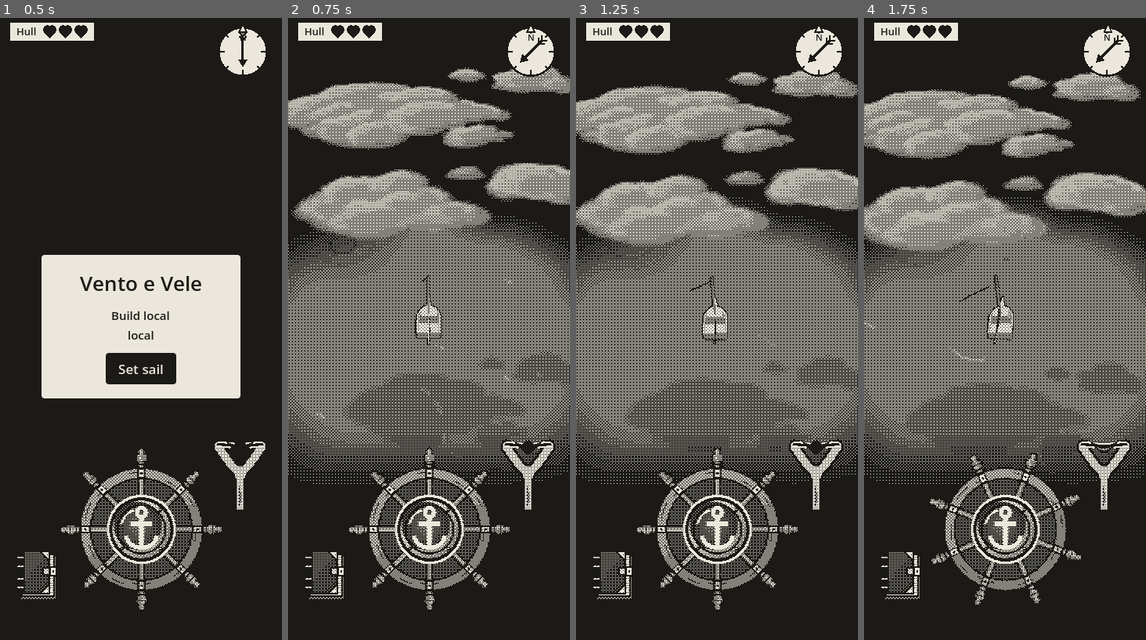
Above: before the commit, frames 1-4 (left to right).
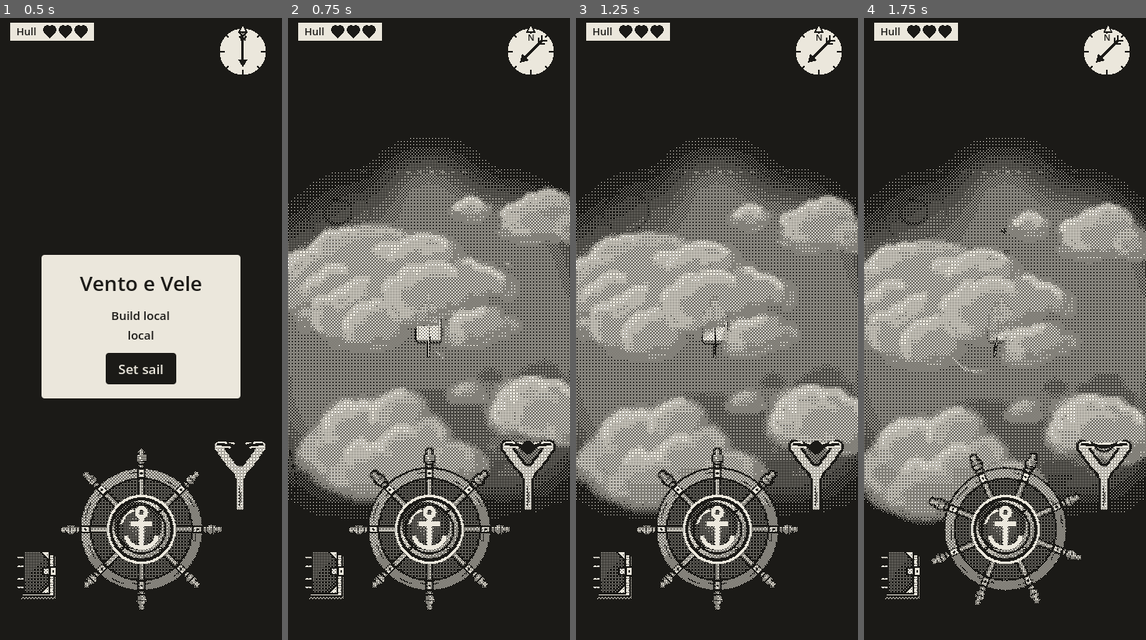
Above: after the commit, the same moments.

Repository: EnricoLabarile/Sail
Game: Godot game, scene res://Assets/Scenes/Overworld.tscn
Same seed, same stepped clock (60 frames per second), same inputs: the game is played once before the commit and once after it.
Inputs (mouse positions are in pixels of both pictures, inside the frame that each line leads up to):
- Up to frame 1 (0.5 s): no input
- Up to frame 2 (0.75 s): click "Set sail" at 0.5 s
- Up to frame 3 (1.25 s): no input
- Up to frame 4 (1.75 s): tap Enter (ui_accept) at 1.25, 1.52 s; move the mouse to (1067, 297) at 1.27 s; hold Right (ui_right) from 1.28 s (still down); click (1067, 297) at 1.42 s

Frame 1 is identical in both runs. In frame 2, 16% of the frame differs, in the area x 0-100%, y 7-81%; in frame 3, 16%, in the area x 0-100%, y 8-81%; in frame 4, 16%.

Commit message:
Add 3D island assets and placements
Replace the island-card setup with imported 3D island and rock meshes, configure generated collisions, and populate Overworld with additional islands. Lower the camera tilt to 20°.

Diff:
--- a/Assets/Boat/boat.gd
+++ b/Assets/Boat/boat.gd
@@ -10,7 +10,7 @@
 @export var turn_rate := 2.25       # rad/s at full rudder, whatever her speed (Enrico: between the old 1.5 and 3)
 @export var bow_reach := 2.2        # metres from her middle to the bow: the shore stops her there
 @export var heel_max_deg := 5		    # how far she leans with the wind on the sail
-@export var camera_tilt_deg := 45 # the camera's tilt from straight down (the prototype's BOAT_TILT look)
+@export var camera_tilt_deg := 20 # the camera's tilt from straight down (the prototype's BOAT_TILT look)
 # How far the camera sits from her, along the way it looks. It's orthographic (no perspective), so this
 # doesn't change the picture at all: it only has to be far enough that tall things (the clouds, 15 m up)
 # near the bottom of the screen don't end up behind the camera's near plane and get cut off.
--- a/Assets/Landscape/islands/island.gd
+++ /dev/null
@@ -1,59 +0,0 @@
-@tool
-extends Node3D
-## AN ISLAND (Enrico: a 2D drawing, not a 3D model). Its picture is drawn slightly from the side (3/4 view), and
-## stands on the sea on a card that faces the camera, its bottom edge on the water at this node's place: so the
-## picture shows on the screen just as it was drawn, a texture pixel to a screen pixel (at pixels_per_metre 9),
-## and the boat sailing behind the island is hidden by it (in Unreal: a camera-facing sprite actor).
-## Its collision is only the island's footprint on the water (the `Footprint` polygon, which Enrico shapes in the
-## editor), smaller than the drawing: the hills and peaks the boat can pass behind aren't solid.
-##
-## @tool: it runs in the editor too, so the card takes the picture's size and the camera's tilt there as well.
-
-## The island's drawing (3/4 view, the front shore along the bottom edge, see-through round it). Set it here, on the
-## Island node (not in the Card's material): the card then takes its size.
-@export var picture: Texture2D:
-	set(value):
-		picture = value
-		fit()
-
-## How many of the picture's pixels make a metre. The game shows 9 game pixels a metre (40 m across 360), so at
-## 9 a pixel of the drawing is a pixel on the screen.
-@export var pixels_per_metre := 9.0:
-	set(value):
-		pixels_per_metre = value
-		fit()
-
-## The camera's tilt (as boat.gd's camera_tilt_deg): the card leans back by as much, so it faces the camera.
-@export var camera_tilt_deg := 45.0:
-	set(value):
-		camera_tilt_deg = value
-		fit()
-
-
-func _ready() -> void:
-	fit()
-
-
-## Sizes the card to the picture and leans it to face the camera, its bottom edge at this node's place.
-## A note for drawing the footprint: a point the picture shows h metres up from its bottom edge is, on the
-## water, h / cos(tilt) metres behind it (1.41 × h at 45°): the footprint's back edge goes about that far north.
-func fit() -> void:
-	var card := get_node_or_null("Card") as MeshInstance3D
-	if card == null:
-		return
-	var material := card.material_override as ShaderMaterial
-	# No picture given to the island itself? Use the one in the card's material, if it has one.
-	var shown := picture
-	if shown == null and material != null:
-		shown = material.get_shader_parameter("picture")
-	if shown == null:
-		return   # nothing to show yet: the card stays empty
-	var size := Vector2(shown.get_width(), shown.get_height()) / pixels_per_metre
-	var mesh := QuadMesh.new()
-	mesh.size = size
-	mesh.center_offset = Vector3(0.0, size.y * 0.5, 0.0)   # the bottom edge at the node's place, not the middle
-	card.mesh = mesh
-	# Lean it back so it faces the camera: the camera looks down at (90 - tilt) degrees from level.
-	card.rotation = Vector3(-deg_to_rad(90.0 - camera_tilt_deg), 0.0, 0.0)
-	if material:
-		material.set_shader_parameter("picture", shown)
--- a/Assets/Landscape/islands/island.tscn
+++ /dev/null
@@ -1,9 +0,0 @@
-[gd_scene format=3 uid="uid://ctngcwtp3nhvy"]
-
-[ext_resource type="Script" uid="uid://b4h36y0en11lx" path="res://Assets/Landscape/islands/island.gd" id="1_script"]
-[ext_resource type="PackedScene" uid="uid://46d6jucney4i" path="res://Assets/Landscape/islands/sm_island_01_a.fbx" id="2_yyxro"]
-
-[node name="Island" type="Node3D" unique_id=939147837]
-script = ExtResource("1_script")
-
-[node name="sm_island_01_a" parent="." unique_id=1944464174 instance=ExtResource("2_yyxro")]
--- a/Assets/Landscape/land/island_master.tres
+++ /dev/null
@@ -1,11 +0,0 @@
-[gd_resource type="ShaderMaterial" format=3 uid="uid://cjht0w2fcoahj"]
-
-[ext_resource type="Shader" uid="uid://dat84quao0xbk" path="res://Assets/Landscape/land/land_unlit.gdshader" id="1_shader"]
-[ext_resource type="Texture2D" uid="uid://boco6c31ebj66" path="res://Assets/Landscape/land/faraglione_01_a.png" id="2_pic"]
-
-[resource]
-render_priority = 2
-shader = ExtResource("1_shader")
-shader_parameter/picture = ExtResource("2_pic")
-shader_parameter/alpha_cut = 0.5
-shader_parameter/tint = Color(1, 1, 1, 1)
--- a/Assets/Landscape/land/land_unlit.gdshader
+++ /dev/null
@@ -1,23 +0,0 @@
-// LAND, UNLIT: a material for the land's drawings (faraglioni, islands…): the picture as it is, with no light
-// (the scene has none, so a lit material comes out black), and each pixel either solid or nothing, cut by the
-// picture's alpha ("alpha scissor"); they hide what's behind them; the dither turns the greys into dots.
-// (In Unreal: an Unlit material with Blend Mode Masked, the texture into Emissive Color and Opacity Mask.)
-// NO INK OUTLINE (Enrico): the outline (boat_outline.gdshader) is drawn round whatever is in the depth buffer, so
-// this doesn't write depth (depth_draw_never) and is drawn with the see-through things (ALPHA = 1.0), after the
-// solid ones like the boat. It still tests the depth: the boat in front of it stays in front, the boat behind it is
-// covered. Its material's render_priority is 2: after the sea, the wake and the wind lines (1), before the fog (3).
-shader_type spatial;
-render_mode unshaded, cull_disabled, depth_draw_never;   // no light; both faces shown; no depth (no outline)
-
-uniform sampler2D picture : source_color, filter_nearest;   // the drawing (nearest: crisp pixels, not blurred)
-uniform float alpha_cut : hint_range(0.0, 1.0) = 0.5;       // less solid than this = see-through
-uniform vec4 tint : source_color = vec4(1.0);               // multiplies the picture's colour (white = as drawn)
-
-void fragment() {
-	vec4 colour = texture(picture, UV);
-	if (colour.a < alpha_cut) {
-		discard;   // nothing here: what's behind shows through
-	}
-	ALBEDO = colour.rgb * tint.rgb;
-	ALPHA = 1.0;   // drawn with the see-through things (see the notes at the top): solid where drawn, but no outline
-}
--- a/Assets/Post_Process/dither/dither.tscn
+++ b/Assets/Post_Process/dither/dither.tscn
@@ -8,7 +8,7 @@
 shader_parameter/ink_color = Color(0.106, 0.102, 0.09, 1)
 shader_parameter/pixel_size = 1.0
 shader_parameter/brightness = 0.0
-shader_parameter/contrast = 1.0
+shader_parameter/contrast = 1.0000000409802299
 shader_parameter/black_point = 0.0
 shader_parameter/white_point = 1.0
 shader_parameter/gamma = 1.0
--- a/Assets/Scenes/Overworld.tscn
+++ b/Assets/Scenes/Overworld.tscn
@@ -8,6 +8,8 @@
 [ext_resource type="PackedScene" path="res://Assets/UI/logbook/logbook.tscn" id="6_logbook"]
 [ext_resource type="PackedScene" path="res://Assets/UI/start_screen.tscn" id="7_start"]
 [ext_resource type="PackedScene" uid="uid://46d6jucney4i" path="res://Assets/Landscape/islands/sm_island_01_a.fbx" id="13_w3tqx"]
+[ext_resource type="PackedScene" uid="uid://w4l1206j8gt3" path="res://Assets/Landscape/islands/sm_island_02_a.fbx" id="18_lvl7n"]
+[ext_resource type="PackedScene" uid="uid://boiuwov1823vx" path="res://Assets/Landscape/islands/sm_island_03_a.fbx" id="19_gl5xi"]
 [ext_resource type="PackedScene" path="res://Assets/Landscape/clouds/clouds.tscn" id="20_clouds"]
 [ext_resource type="Script" uid="uid://dte3lbhusmsjc" path="res://Assets/Post_Process/game_view.gd" id="21_game_view"]
 [ext_resource type="PackedScene" path="res://Assets/Landscape/wind_lines/wind_lines.tscn" id="22_wind_lines"]
@@ -75,20 +77,46 @@
 [node name="GameView" type="Node" parent="." unique_id=1016146137]
 script = ExtResource("21_game_view")
 
-[node name="sm_island_01_a3" parent="." unique_id=1944464174 instance=ExtResource("13_w3tqx")]
-transform = Transform3D(1, 0, 0, 0, 1, 0, 0, 0, 1, 33.79326, 3.8146973e-06, -14.490665)
+[node name="Islands" type="Node3D" parent="." unique_id=1829695150]
 
-[node name="sm_island_01_a2" parent="." unique_id=1646994023 instance=ExtResource("13_w3tqx")]
-transform = Transform3D(1, 0, 0, 0, 1, 0, 0, 0, 1, -36.625286, -3.8146973e-06, -16.544876)
+[node name="sm_island_01_a3" parent="Islands" unique_id=1944464174 instance=ExtResource("13_w3tqx")]
+transform = Transform3D(0.7404473, 0, -0.67211443, 0, 1, 0, 0.67211443, 0, 0.7404473, 33.79326, 3.8146973e-06, -14.490665)
 
-[node name="sm_island_01_a6" parent="." unique_id=2028749449 instance=ExtResource("13_w3tqx")]
-transform = Transform3D(1, 0, 0, 0, 1, 0, 0, 0, 1, 73.149734, -3.8146973e-06, -61.25704)
+[node name="sm_island_01_a2" parent="Islands" unique_id=1646994023 instance=ExtResource("13_w3tqx")]
+transform = Transform3D(0.056332152, 0, 0.9984121, 0, 1, 0, -0.9984121, 0, 0.056332152, -36.625286, -3.8146973e-06, -16.544876)
 
-[node name="sm_island_01_a4" parent="." unique_id=661290164 instance=ExtResource("13_w3tqx")]
-transform = Transform3D(1, 0, 0, 0, 1, 0, 0, 0, 1, -51.342182, 3.8146973e-06, -83.08045)
+[node name="sm_island_01_a6" parent="Islands" unique_id=2028749449 instance=ExtResource("13_w3tqx")]
+transform = Transform3D(0.15232997, 0, 0.9883297, 0, 1, 0, -0.9883297, 0, 0.15232997, 73.149734, -3.8146973e-06, -61.25704)
 
-[node name="sm_island_01_a5" parent="." unique_id=467609755 instance=ExtResource("13_w3tqx")]
-transform = Transform3D(1, 0, 0, 0, 1, 0, 0, 0, 1, -92.80162, 1.1444092e-05, -31.911263)
+[node name="sm_island_01_a4" parent="Islands" unique_id=661290164 instance=ExtResource("13_w3tqx")]
+transform = Transform3D(-0.8436566, 0, 0.5368831, 0, 1, 0, -0.5368831, 0, -0.8436566, -51.342182, 3.8146973e-06, -83.08045)
 
-[node name="sm_island_01_a" parent="." unique_id=1509807648 instance=ExtResource("13_w3tqx")]
-transform = Transform3D(1, 0, 0, 0, 1, 0, 0, 0, 1, 7.7263966, -3.8146973e-06, -99.77609)
+[node name="sm_island_01_a5" parent="Islands" unique_id=467609755 instance=ExtResource("13_w3tqx")]
+transform = Transform3D(1, 0, 0, 0, 1, 0, 0, 0, 1, 43.236465, 1.1444092e-05, 85.44254)
+
+[node name="sm_island_01_a" parent="Islands" unique_id=1509807648 instance=ExtResource("13_w3tqx")]
+transform = Transform3D(0.27802143, 0, 0.96057487, 0, 1, 0, -0.96057487, 0, 0.27802143, 7.7263966, -3.8146973e-06, -99.77609)
+
+[node name="sm_island_02_a" parent="Islands" unique_id=1183451546 instance=ExtResource("18_lvl7n")]
+transform = Transform3D(-0.82630056, 0, 0.56322956, 0, 1, 0, -0.56322956, 0, -0.82630056, -102.77106, 0, 27.582848)
+
+[node name="sm_island_01_a7" parent="Islands" unique_id=1184579272 instance=ExtResource("13_w3tqx")]
+transform = Transform3D(-0.9156629, 0, 0.4019471, 0, 1, 0, -0.4019471, 0, -0.9156629, -258.3943, -3.8146973e-06, -87.48842)
+
+[node name="sm_island_01_a8" parent="Islands" unique_id=1786883997 instance=ExtResource("13_w3tqx")]
+transform = Transform3D(-0.9156629, 0, 0.4019471, 0, 1, 0, -0.4019471, 0, -0.9156629, -213.1322, 1.1444092e-05, -50.83808)
+
+[node name="sm_island_02_a2" parent="Islands" unique_id=1749590652 instance=ExtResource("18_lvl7n")]
+transform = Transform3D(0.5302242, 0, -0.8478575, 0, 1, 0, 0.8478575, 0, 0.5302242, -200.35196, 0, -109.711914)
+
+[node name="sm_island_02_a3" parent="Islands" unique_id=1792022982 instance=ExtResource("18_lvl7n")]
+transform = Transform3D(0.84610367, 0, 0.53301847, 0, 1, 0, -0.53301847, 0, 0.84610367, -168.39558, 0, -167.52974)
+
+[node name="sm_island_02_a4" parent="Islands" unique_id=934879441 instance=ExtResource("18_lvl7n")]
+transform = Transform3D(-0.7805029, 0, 0.62515223, 0, 1, 0, -0.62515223, 0, -0.7805029, -218.99966, 0, -192.87003)
+
+[node name="sm_island_02_a5" parent="Islands" unique_id=84371639 instance=ExtResource("18_lvl7n")]
+transform = Transform3D(-0.49831393, 0, -0.86699677, 0, 1, 0, 0.86699677, 0, -0.49831393, -263.43698, 0, -143.64108)
+
+[node name="sm_island_03_a" parent="Islands" unique_id=1753392735 instance=ExtResource("19_gl5xi")]
+transform = Transform3D(1, 0, 0, 0, 1, 0, 0, 0, 1, -85.98, 0, -178.077)
Not shown, removed: Assets/Landscape/islands/island.gd.uid
Binary file changed: Assets/Landscape/islands/sm_island_01_a.fbx
Not shown, changed: Assets/Landscape/islands/sm_island_01_a.fbx.import
Binary file added: Assets/Landscape/islands/sm_island_02_a.fbx
Not shown, added: Assets/Landscape/islands/sm_island_02_a.fbx.import
Binary file added: Assets/Landscape/islands/sm_island_03_a.fbx
Not shown, added: Assets/Landscape/islands/sm_island_03_a.fbx.import
Binary file added: Assets/Landscape/islands/sm_rocks_01_a.fbx
Not shown, added: Assets/Landscape/islands/sm_rocks_01_a.fbx.import
Binary file added: Assets/Landscape/islands/sm_stack_01_a.fbx
Not shown, added: Assets/Landscape/islands/sm_stack_01_a.fbx.import
Binary file added: Assets/Landscape/islands/sm_stack_01_b.fbx
(and 2 more such lines)
